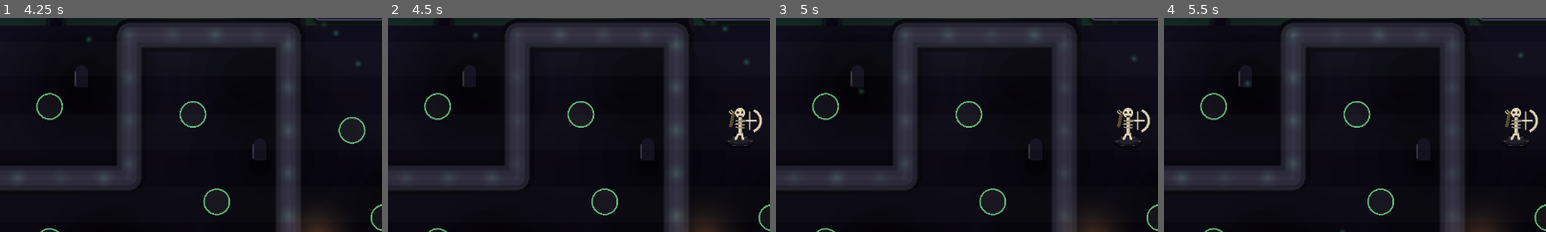
Above: before the commit, frames 1-4 (left to right).
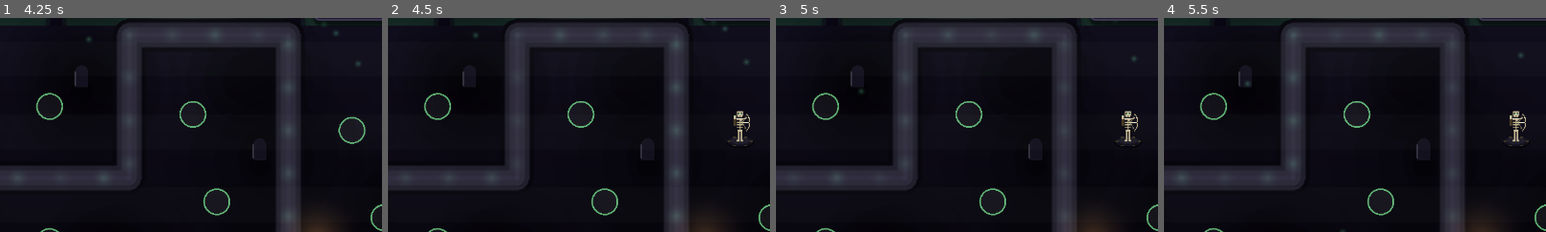
Above: after the commit, the same moments.

Repository: aschollwoeck/debonethemall
Game: Godot game, scene res://scenes/hub/hub.tscn
Same seed, same stepped clock (60 frames per second), same inputs: the game is played once before the commit and once after it.
Inputs (mouse positions are % of the whole screen's width and height, from its top left):
- Up to frame 1 (4.25 s): click "Begin Run >" at 0.5 s; click "Summon Wave" at 1.25 s; click "Archer (50)" at 2 s; click "Archer (50)" at 2.75 s; click "Archer (50)" at 3.5 s
- Up to frame 2 (4.5 s): tap A at 4.25 s; move the mouse to (72, 45) at 4.27 s; hold Shift from 4.28 s (still down); click (72, 45) at 4.42 s
- Up to frame 3 (5 s): keep holding Shift
- Up to frame 4 (5.5 s): release Shift at 5 s; tap A at 5 s; drag from (30, 55) to (45, 70) at 5.02 s
The pictures show only the part of the screen within x 25-75%, y 18-68%; the shares and areas given below are measured in that part.

Frame 1 is identical in both runs. In frame 2, 0.6% of the frame differs, in the area x 89-98%, y 41-59%; in frame 3, 0.6%; in frame 4, 0.6%.

Commit message:
feat(visual): minions as fine pixel art (M2b slice 5)
Author the three minions as fine pixel art via the PixelArt pipeline (NEAREST-
filtered, ~2x the old linear density) — the only pixelated layer on the smooth
world (art-direction 0/6). Base Minion._draw_body now blits a body texture that
subclasses author via _author_body(); the node samples NEAREST (set in
_enter_tree) so the smooth plot/range/pips are unaffected. Bone Archer (skeleton
+ bone bow + quiver), Bone-Mill Golem (stone grinder, bone-tooth maw, necrotic
cracks), Bound Wraith (translucent shroud, face-hollow, soul orb, chains). Adds a
PixelArt.line() Bresenham helper + tests. 68 tests green; screenshot-verified.

Co-Authored-By: Claude Opus 4.8 (1M context) <noreply@anthropic.com>
Claude-Session: https://claude.ai/code/session_01P8fbTuTW77i57Wh6oPPauN

Diff:
--- a/scripts/minions/bone_archer.gd
+++ b/scripts/minions/bone_archer.gd
@@ -40,31 +40,55 @@
 			attack_range *= 1.2
 
 
-func _draw_body() -> void:
-	var ol := Color("241f19")
-	var lo := Color("9c9276")
-	var mid := Color("d8cdae")
-	var hi := Color("f2ead2")
-	# quiver of arrows slung on the back
-	draw_line(Vector2(-4, -12), Vector2(-6, -2), Color("5a4a30"), 2.0)
-	draw_line(Vector2(-6, -13), Vector2(-4, -11), lo, 1.0)
-	draw_line(Vector2(-7, -12), Vector2(-5, -10), lo, 1.0)
-	# legs
-	draw_line(Vector2(-1, 2), Vector2(-3, 6), mid, 1.5)
-	draw_line(Vector2(1, 2), Vector2(2, 6), mid, 1.5)
+## Fine pixel art (art-direction §6): a bone-white archer drawing a bone bow, quiver on the back.
+func _author_body() -> Image:
+	var out := Color("15121a")
+	var lo := Color("8b8064")
+	var mid := Color("c7bb96")
+	var hi := Color("efe6cd")
+	var bow := Color("b3a884")
+	var lea := Color("4a3d26")
+	var eye := Color("7bf0ad")
+	var img := PixelArt.canvas(28, 42)
+	# quiver slung on the back, arrows poking over the shoulder
+	PixelArt.rect(img, 5, 14, 4, 9, lea)
+	PixelArt.vline(img, 5, 14, 9, out)
+	for ax in [6, 7, 8]:
+		PixelArt.vline(img, ax, 9, 5, mid)
+		PixelArt.px(img, ax, 9, eye)
+	# legs + feet
+	PixelArt.rect(img, 11, 29, 2, 12, mid); PixelArt.vline(img, 11, 29, 12, lo)
+	PixelArt.rect(img, 15, 29, 2, 12, mid); PixelArt.vline(img, 16, 29, 12, lo)
+	PixelArt.rect(img, 10, 40, 3, 2, mid); PixelArt.rect(img, 15, 40, 3, 2, mid)
+	# pelvis
+	PixelArt.rect(img, 11, 27, 6, 3, mid); PixelArt.hline(img, 11, 27, 6, hi)
 	# spine + ribcage
-	draw_line(Vector2(0, -9), Vector2(0, 3), mid, 2.0)
-	for ry in [-6.0, -4.0, -2.0]:
-		draw_line(Vector2(-3, ry), Vector2(3, ry + 0.5), lo, 1.0)
+	PixelArt.vline(img, 13, 13, 15, lo); PixelArt.vline(img, 14, 13, 15, mid)
+	for ry in [16, 18, 20, 22, 24]:
+		PixelArt.hline(img, 11, ry, 6, mid)
+		PixelArt.px(img, 10, ry, lo); PixelArt.px(img, 17, ry, lo)
+	# shoulders
+	PixelArt.rect(img, 10, 13, 8, 2, mid); PixelArt.hline(img, 10, 13, 8, hi)
 	# skull
-	draw_circle(Vector2(0, -11), 3.2, mid)
-	draw_circle(Vector2(-1, -12), 1.2, hi)          # highlight
-	draw_rect(Rect2(-2, -12, 1.4, 1.4), ol)         # eye sockets
-	draw_rect(Rect2(0.6, -12, 1.4, 1.4), ol)
-	draw_rect(Rect2(-1, -9, 2, 1), ol)              # jaw
-	# bone bow on the right, arrow nocked
-	draw_arc(Vector2(6, -6), 7.0, -1.2, 1.2, 14, mid, 1.6)
-	draw_line(Vector2(6, -12), Vector2(6, 0), Color(0.7, 0.65, 0.5), 1.0)   # string
-	draw_line(Vector2(1, -6), Vector2(11, -6), hi, 1.0)                     # arrow shaft
-	draw_rect(Rect2(10.5, -6.7, 1.6, 1.6), ol)                             # arrowhead
-	draw_line(Vector2(0, -6), Vector2(4, -6), lo, 1.0)                      # drawing arm
+	PixelArt.rect(img, 10, 4, 8, 6, mid)
+	PixelArt.hline(img, 10, 4, 8, hi)
+	PixelArt.vline(img, 10, 4, 6, lo)
+	PixelArt.rect(img, 11, 10, 6, 2, mid)                                         # jaw
+	PixelArt.rect(img, 11, 6, 2, 2, out); PixelArt.rect(img, 15, 6, 2, 2, out)    # eye sockets
+	PixelArt.px(img, 12, 7, eye); PixelArt.px(img, 15, 7, eye)                    # eye glints
+	PixelArt.px(img, 13, 9, out); PixelArt.px(img, 14, 9, out)                    # nasal
+	PixelArt.hline(img, 12, 11, 4, out)                                           # jaw shadow
+	# bone bow on the right + drawn string + nocked arrow
+	PixelArt.line(img, 22, 7, 25, 13, bow)
+	PixelArt.line(img, 25, 13, 25, 23, bow)
+	PixelArt.line(img, 25, 23, 22, 29, bow)
+	PixelArt.px(img, 24, 12, hi); PixelArt.px(img, 24, 24, hi)
+	PixelArt.line(img, 22, 7, 17, 18, lo)                                         # upper string
+	PixelArt.line(img, 17, 18, 22, 29, lo)                                        # lower string
+	PixelArt.hline(img, 16, 18, 9, hi)                                            # arrow shaft
+	PixelArt.px(img, 25, 18, out)                                                 # arrowhead
+	PixelArt.px(img, 16, 17, eye); PixelArt.px(img, 16, 19, eye)                  # fletching
+	# arms
+	PixelArt.line(img, 15, 15, 17, 18, mid)                                       # drawing arm
+	PixelArt.line(img, 15, 14, 22, 12, mid)                                       # bow arm
+	return img
--- a/scripts/minions/bone_mill_golem.gd
+++ b/scripts/minions/bone_mill_golem.gd
@@ -66,29 +66,39 @@
 	super._draw()
 
 
-func _draw_body() -> void:
-	var ol := Color("100e15")
+## Fine pixel art (art-direction §6): a hunched stone grinder, bone-toothed maw, necrotic cracks.
+func _author_body() -> Image:
+	var out := Color("100e15")
 	var lo := Color("26242c")
 	var mid := Color("3c3a45")
 	var hi := Color("55535f")
 	var bone := Color("d8cdae")
 	var crack := Color("63e39a")
-	# shoulders / fists
-	draw_rect(Rect2(-11, -8, 4, 9), lo); draw_rect(Rect2(7, -8, 4, 9), mid)
-	draw_rect(Rect2(-11, 1, 4, 3), ol); draw_rect(Rect2(7, 1, 4, 3), ol)
-	# hunched stone body
-	draw_rect(Rect2(-8, -13, 16, 18), mid)
-	draw_rect(Rect2(-8, -13, 4, 18), lo)                 # shadowed left
-	draw_rect(Rect2(-8, -13, 16, 2), hi)                 # lit top edge
-	draw_rect(Rect2(-8, -13, 16, 18), ol, false, 1.0)    # outline
+	var img := PixelArt.canvas(44, 38)
+	# arms + fists
+	PixelArt.rect(img, 5, 16, 6, 12, lo); PixelArt.rect(img, 5, 25, 6, 4, out)
+	PixelArt.rect(img, 33, 16, 6, 12, mid); PixelArt.rect(img, 33, 25, 6, 4, out)
+	PixelArt.hline(img, 5, 16, 6, hi); PixelArt.hline(img, 33, 16, 6, hi)
+	# stubby feet
+	PixelArt.rect(img, 14, 33, 6, 4, lo); PixelArt.rect(img, 24, 33, 6, 4, lo)
+	PixelArt.hline(img, 14, 36, 16, out)
+	# hunched stone torso
+	PixelArt.rect(img, 11, 6, 22, 27, mid)
+	PixelArt.rect(img, 11, 6, 5, 27, lo)          # shadowed left
+	PixelArt.hline(img, 11, 6, 22, hi)            # lit top edge
+	PixelArt.vline(img, 11, 6, 27, out)           # outline: left / right / bottom
+	PixelArt.vline(img, 32, 6, 27, out)
+	PixelArt.hline(img, 11, 32, 22, out)
 	# grinding maw with bone teeth
-	draw_rect(Rect2(-5, -3, 10, 5), Color("161219"))
-	for tx in [-4.0, -2.0, 0.0, 2.0]:
-		draw_rect(Rect2(tx, -3, 1, 2), bone)
-		draw_rect(Rect2(tx + 1, 0, 1, 2), bone)
-	# glowing necrotic cracks + eyes
-	draw_line(Vector2(-3, -11), Vector2(-1, -6), crack, 1.0)
-	draw_line(Vector2(3, -12), Vector2(2, -8), crack, 1.0)
-	draw_rect(Rect2(-3.5, -10, 1.6, 1.6), crack); draw_rect(Rect2(2, -10, 1.6, 1.6), crack)
+	PixelArt.rect(img, 16, 20, 13, 7, Color("161219"))
+	for tx in [17, 20, 23, 26]:
+		PixelArt.vline(img, tx, 20, 3, bone)      # upper teeth
+		PixelArt.vline(img, tx + 1, 24, 3, bone)  # lower teeth
+	# glowing necrotic eyes + cracks
+	PixelArt.rect(img, 15, 12, 2, 2, crack); PixelArt.rect(img, 27, 12, 2, 2, crack)
+	PixelArt.line(img, 16, 9, 18, 15, crack)
+	PixelArt.line(img, 28, 8, 26, 14, crack)
+	PixelArt.line(img, 22, 15, 21, 19, crack)
 	# embedded bone shards
-	draw_rect(Rect2(-6, -9, 3, 1), bone); draw_rect(Rect2(3, -6, 3, 1), bone)
+	PixelArt.rect(img, 13, 17, 3, 1, bone); PixelArt.rect(img, 29, 15, 3, 1, bone)
+	return img
--- a/scripts/minions/bound_wraith.gd
+++ b/scripts/minions/bound_wraith.gd
@@ -40,30 +40,40 @@
 		attack_rate *= 1.2 if t == 1 else 1.3
 
 
-func _draw_body() -> void:
-	var mid := Color(0.22, 0.66, 0.42, 0.72)
+## Fine pixel art (art-direction §6/§7): a translucent hooded shroud with a face-hollow, a bound
+## soul orb, and binding chains — ethereal, no hard outline, glowing in the act accent.
+func _author_body() -> Image:
+	var mid := Color(0.22, 0.66, 0.42, 0.70)
 	var hi := Color(0.5, 0.92, 0.68, 0.85)
-	var core := Color(0.85, 1.0, 0.9, 0.92)
-	var hollow := Color(0.03, 0.09, 0.06, 0.75)
-	# spectral shroud — hood down to wispy tails, hovering above the plot
-	var shroud := PackedVector2Array([
-		Vector2(-6, 3), Vector2(-6, -6), Vector2(-3, -12), Vector2(0, -14), Vector2(3, -12),
-		Vector2(6, -6), Vector2(6, 3), Vector2(4, 0), Vector2(2, 4), Vector2(0, 0),
-		Vector2(-2, 4), Vector2(-4, 0),
-	])
-	draw_colored_polygon(shroud, mid)
-	# lit crown of the hood
-	draw_colored_polygon(PackedVector2Array([
-		Vector2(-3, -12), Vector2(0, -14), Vector2(3, -12), Vector2(0, -9)]), hi)
+	var core := Color(0.85, 1.0, 0.9, 0.95)
+	var hollow := Color(0.03, 0.09, 0.06, 0.85)
+	var chain := Color("4a4636")
+	var img := PixelArt.canvas(28, 42)
+	# hood crown — narrows to a point at the top
+	for y in range(5, 13):
+		var half := mini((y - 5) + 1, 8)
+		PixelArt.hline(img, 14 - half, y, half * 2, mid)
+	# shoulders + body
+	PixelArt.rect(img, 6, 13, 16, 16, mid)
+	# lit crown edge
+	for y in range(5, 11):
+		var half := (y - 5) + 1
+		PixelArt.px(img, 14 - half, y, hi); PixelArt.px(img, 13 + half, y, hi)
+	# wispy tails trailing below
+	var tails := [7, 11, 15, 18]
+	for i in tails.size():
+		var wx: int = tails[i]
+		var wlen := 6 + (i % 2) * 3
+		PixelArt.vline(img, wx, 28, wlen, mid)
+		PixelArt.px(img, wx, 28 + wlen - 1, hi)
 	# dark hollow where a face should be
-	draw_colored_polygon(PackedVector2Array([
-		Vector2(-3, -9), Vector2(0, -11), Vector2(3, -9), Vector2(2, -4), Vector2(-2, -4)]), hollow)
-	# glowing eyes + bound soul orb
-	draw_circle(Vector2(-1.8, -8), 1.0, core)
-	draw_circle(Vector2(1.8, -8), 1.0, core)
-	draw_circle(Vector2(0, -3), 1.6, core)
-	# bound chains across the middle
-	for cx in [-4.0, -1.0, 2.0]:
-		draw_rect(Rect2(cx, -2, 2, 1.4), Color("4a4636"))
-	draw_line(Vector2(-6, -1), Vector2(6, -2), Color("2a2620"), 1.0)
-	draw_polyline(shroud + PackedVector2Array([shroud[0]]), hi, 1.0)
+	PixelArt.rect(img, 10, 8, 8, 9, hollow)
+	# glowing eyes
+	PixelArt.rect(img, 11, 11, 2, 2, core); PixelArt.rect(img, 15, 11, 2, 2, core)
+	# bound soul orb at the chest
+	PixelArt.rect(img, 12, 20, 4, 4, core); PixelArt.rect(img, 13, 21, 2, 2, hi)
+	# binding chains across the middle
+	for cx in [7, 10, 13, 16, 19]:
+		PixelArt.rect(img, cx, 26, 2, 1, chain)
+	PixelArt.line(img, 6, 27, 21, 26, Color("2a2620"))
+	return img
--- a/scripts/minions/minion.gd
+++ b/scripts/minions/minion.gd
@@ -21,8 +21,22 @@
 var branch: String = ""
 var tier: int = 0
 
+## Pixel-art body (docs/art-direction.md §0/§6): the unit is the only pixelated layer. Subclasses
+## author fine pixel art via `_author_body()`; it's drawn NEAREST-filtered and upscaled by
+## `BODY_SCALE` logical px per texel, feet seated on the (smooth) plot at `FEET_Y`.
+const BODY_SCALE := 0.5     # logical px per source texel → ~2× the old build's linear density
+const FEET_Y := 7.0         # where the sprite's feet meet the plot
+
 var _cooldown: float = 0.0
 var _show_range: bool = false
+var _body_tex: Texture2D = null
+var _body_built: bool = false
+
+
+func _enter_tree() -> void:
+	# Units are the pixel layer on the smooth world: sample the body texture NEAREST so it stays
+	# crisp. Only textured draws are affected — the plot/range/pips are geometry and stay smooth.
+	texture_filter = CanvasItem.TEXTURE_FILTER_NEAREST
 
 
 func _physics_process(delta: float) -> void:
@@ -140,6 +154,22 @@
 	draw_colored_polygon(pts, col)
 
 
-## Override in subclasses to render the minion (above the plot; origin at its base).
+## Blits the pixel-art body (authored once by `_author_body()`) NEAREST-filtered and upscaled,
+## feet seated on the plot. The world/UI stay smooth; only this textured draw is pixelated.
 func _draw_body() -> void:
-	draw_circle(Vector2(0, -6), 6.0, Color.WHITE)
+	if not _body_built:
+		_body_built = true
+		var img := _author_body()
+		if img != null:
+			_body_tex = ImageTexture.create_from_image(img)
+	if _body_tex == null:
+		return
+	var w := _body_tex.get_width() * BODY_SCALE
+	var h := _body_tex.get_height() * BODY_SCALE
+	draw_texture_rect(_body_tex, Rect2(-w / 2.0, FEET_Y - h, w, h), false)
+
+
+## Override in subclasses: author the unit's fine pixel art into an Image (feet at bottom-centre;
+## drawn at `BODY_SCALE`). Returning null draws nothing.
+func _author_body() -> Image:
+	return null
--- a/scripts/util/pixel_art.gd
+++ b/scripts/util/pixel_art.gd
@@ -37,6 +37,27 @@
 	img.fill_rect(Rect2i(x, y, 1, h), col)
 
 
+## A 1px Bresenham line between two points — for diagonals (bows, chains, shroud edges).
+## Axis-aligned runs still prefer hline/vline.
+static func line(img: Image, x0: int, y0: int, x1: int, y1: int, col: Color) -> void:
+	var dx := absi(x1 - x0)
+	var dy := -absi(y1 - y0)
+	var sx := 1 if x0 < x1 else -1
+	var sy := 1 if y0 < y1 else -1
+	var err := dx + dy
+	while true:
+		px(img, x0, y0, col)
+		if x0 == x1 and y0 == y1:
+			break
+		var e2 := 2 * err
+		if e2 >= dy:
+			err += dy
+			x0 += sx
+		if e2 <= dx:
+			err += dx
+			y0 += sy
+
+
 ## A NEAREST-filtered Sprite2D from pixel art, upscaled by `scale`. Origin sits at the art's
 ## bottom-centre (feet), matching how units are positioned by their base.
 ## Pass a **whole-number** `scale` (uneven scales shimmer under NEAREST), and prefer **even
--- a/tests/unit/test_pixel_art.gd
+++ b/tests/unit/test_pixel_art.gd
@@ -43,6 +43,21 @@
 	assert_almost_eq(img.get_pixel(0, 0).a, 0.0, 0.001, "untouched stays clear")
 
 
+func test_line_draws_endpoints_and_a_diagonal() -> void:
+	var img := PixelArt.canvas(8, 8)
+	PixelArt.line(img, 1, 1, 6, 6, Color.RED)
+	assert_eq(img.get_pixel(1, 1), Color.RED, "start endpoint set")
+	assert_eq(img.get_pixel(6, 6), Color.RED, "end endpoint set")
+	assert_eq(img.get_pixel(3, 3), Color.RED, "diagonal midpoint set")
+	assert_almost_eq(img.get_pixel(7, 0).a, 0.0, 0.001, "off-line pixel stays clear")
+
+
+func test_line_off_canvas_is_clipped_not_crashing() -> void:
+	var img := PixelArt.canvas(4, 4)
+	PixelArt.line(img, -3, -3, 6, 6, Color.RED)   # runs off both ends — must clip via px bounds
+	assert_eq(img.get_pixel(1, 1), Color.RED, "the in-bounds part is written")
+
+
 func test_sprite_is_nearest_upscaled_feet_at_origin() -> void:
 	var img := PixelArt.canvas(16, 24)
 	var spr := PixelArt.sprite(img, 3.0)
Not shown, changed: CHANGELOG.md
